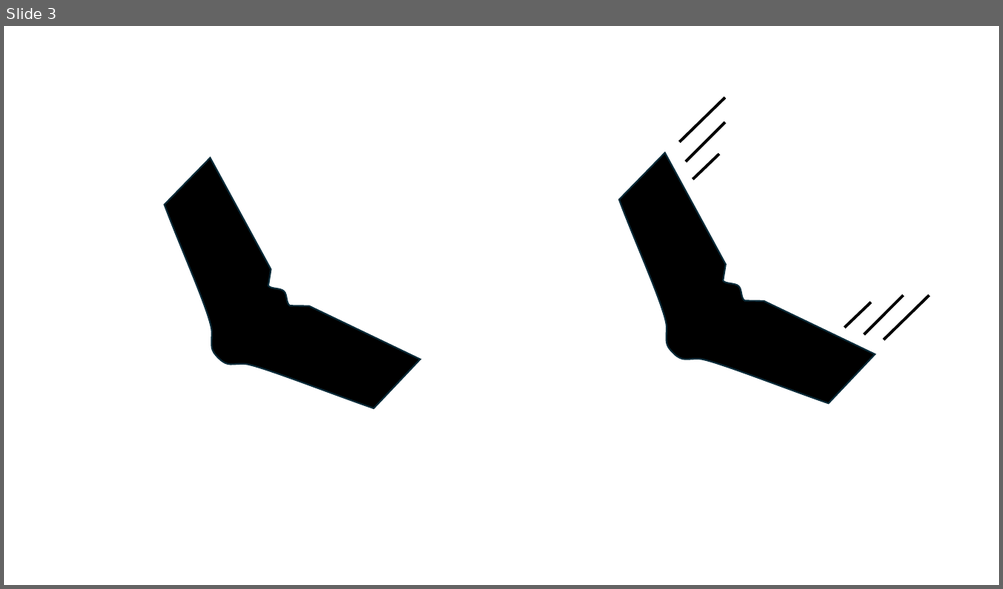
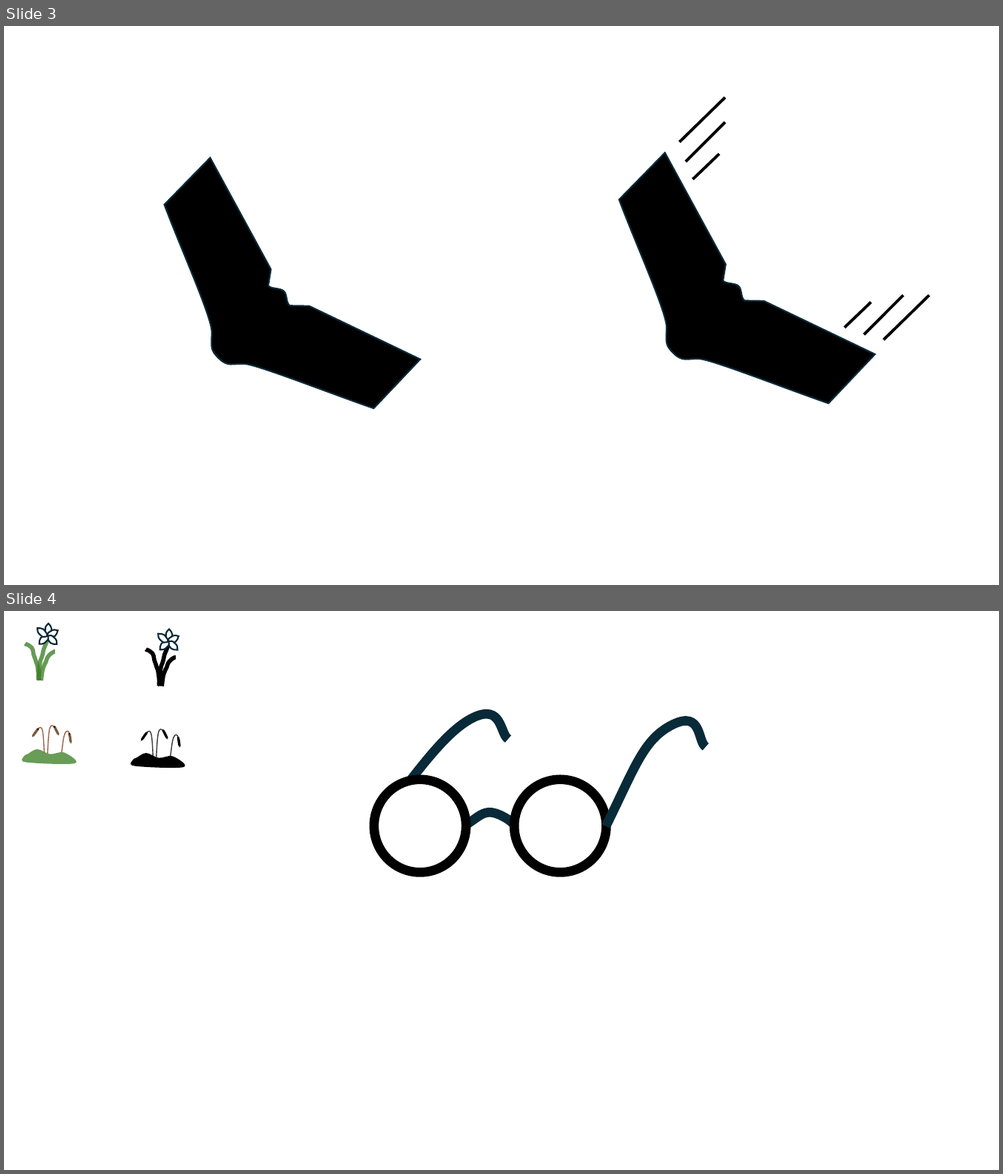
Before and after one commit to jakobjassmann/eDNAtundra, a slide deck: figures/sketches_site_plot_layout.pptx. Shown one above the other, each under a label of ours: slide 3 before the commit, slides 3 and 4 after it. The pictures are 1003x589 and 1003x1174 pixels, drawn with LibreOffice and Linux fonts; fonts in the diff are those of the drawing. Boxes give left, top, right and bottom in pixels: in the first picture for what was removed or moved away, otherwise in the second. Text is boxed around its words. In the diff, an @@ line names an element or a change of style, - is before the commit and + after.

```diff
--- a/figures/sketches_site_plot_layout.pptx
+++ b/figures/sketches_site_plot_layout.pptx
@@ slide 4 added at (4, 611, 999, 1170), background #FFFFFF @@
@@ freeform shape added at (37, 627, 48, 638), fill #FFFFFF, outline #092A39 1.5 pt @@
@@ freeform shape added at (42, 624, 55, 637), fill #FFFFFF, outline #092A39 1.5 pt @@
@@ freeform shape added at (47, 629, 58, 638), fill #FFFFFF, outline #092A39 1.5 pt @@
@@ freeform shape added at (158, 632, 168, 643), fill #FFFFFF, outline #092A39 1.5 pt @@
@@ freeform shape added at (163, 629, 176, 642), fill #FFFFFF, outline #092A39 1.5 pt @@
@@ freeform shape added at (25, 644, 39, 681), outline #3B7D23 4 pt @@
@@ freeform shape added at (38, 639, 47, 681), outline #3B7D23 4 pt @@
@@ freeform shape added at (38, 634, 49, 644), fill #FFFFFF, outline #092A39 1.5 pt @@
@@ freeform shape added at (41, 652, 56, 681), outline #3B7D23 4 pt @@
@@ freeform shape added at (46, 634, 57, 645), fill #FFFFFF, outline #092A39 1.5 pt @@
@@ freeform shape added at (146, 649, 160, 686), outline #000000 4 pt @@
@@ freeform shape added at (159, 640, 170, 650), fill #FFFFFF, outline #092A39 1.5 pt @@
@@ freeform shape added at (159, 645, 168, 686), outline #000000 4 pt @@
@@ freeform shape added at (168, 640, 178, 651), fill #FFFFFF, outline #092A39 1.5 pt @@
@@ freeform shape added at (168, 635, 179, 644), fill #FFFFFF, outline #092A39 1.5 pt @@
@@ freeform shape added at (162, 658, 176, 686), outline #000000 4 pt @@
@@ freeform shape added at (374, 714, 509, 828), outline #092A39 9 pt @@
@@ freeform shape added at (606, 721, 706, 826), outline #092A39 9 pt @@
@@ group added at (22, 726, 77, 764): 10 freeform shapes @@
@@ group added at (131, 729, 185, 768): 10 freeform shapes @@
@@ ellipse added at (374, 780, 466, 873), fill #FFFFFF, outline #000000 9 pt @@
@@ ellipse added at (515, 780, 606, 873), fill #FFFFFF, outline #000000 9 pt @@
@@ freeform shape added at (465, 812, 515, 826), outline #092A39 9 pt @@
```
Also in this commit, not shown: 1 slide changed, 1 other slide added, 15 other files.
